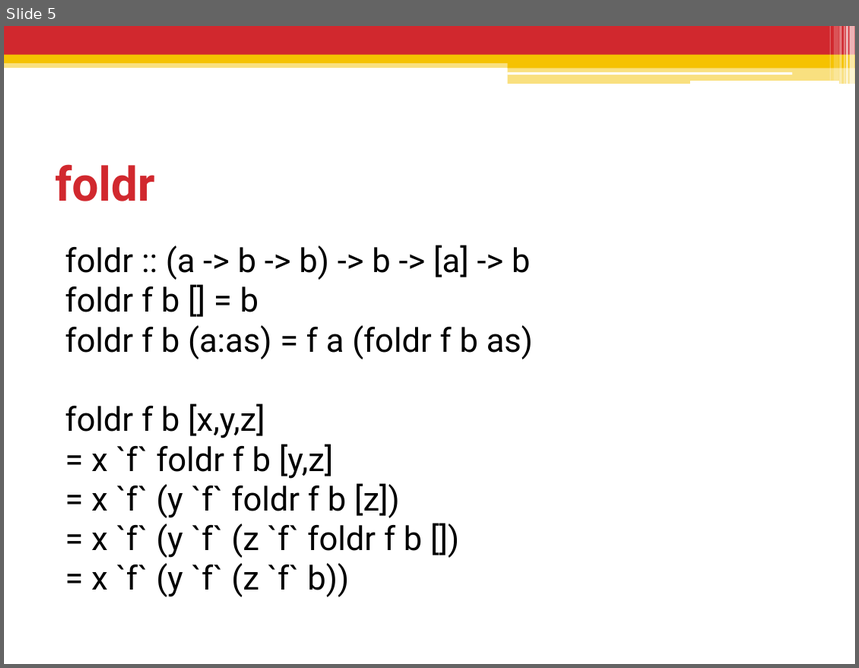
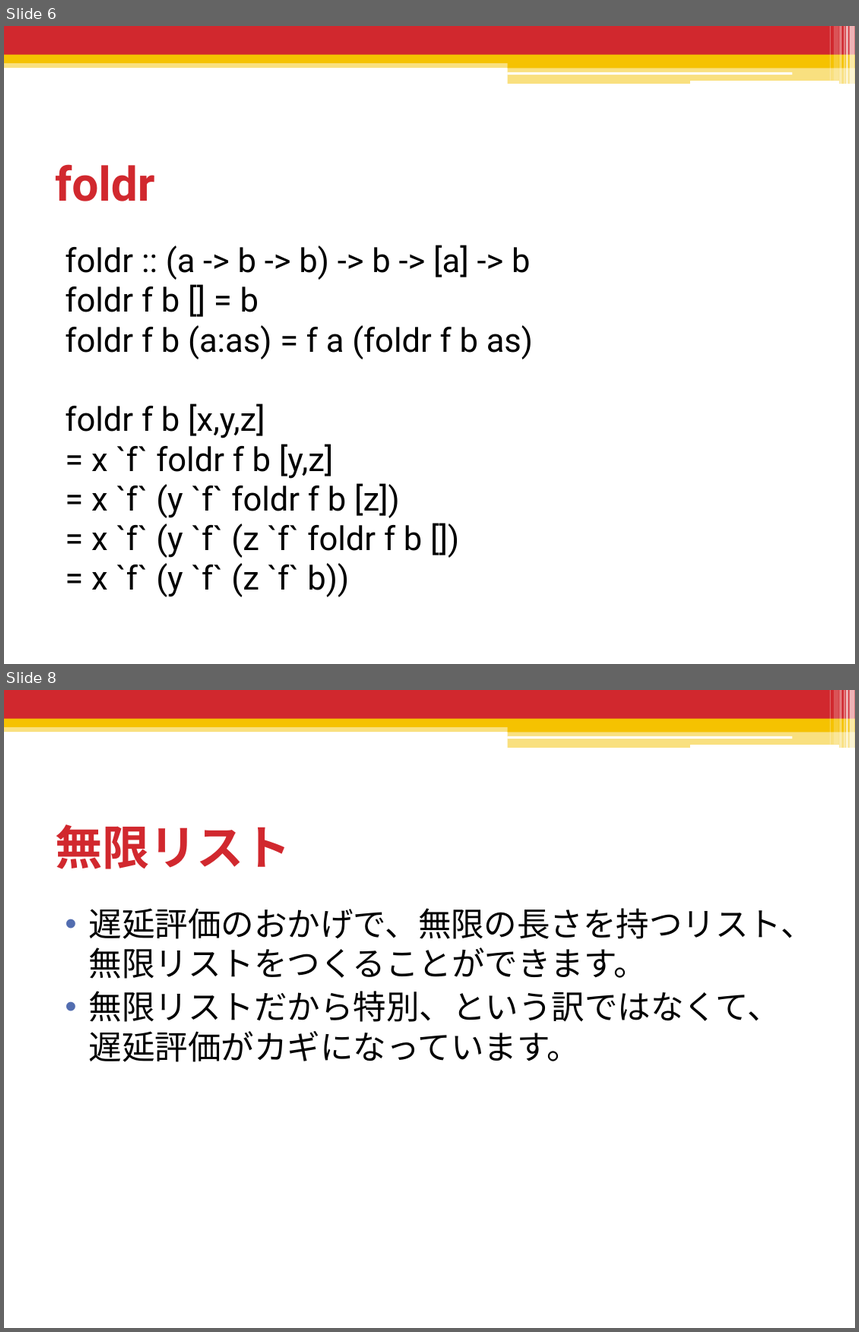
Before and after one commit to shiatsumat/HaskellLecture, a slide deck: 3_recursion_data/slides/3_recursion_data.pptx. Shown one above the other, each under a label of ours: slide 5 before the commit, slides 6 and 8 after it; the slides between them are not shown. The pictures are 859x668 and 859x1332 pixels, drawn with LibreOffice and Linux fonts; fonts in the diff are those of the drawing. Boxes give left, top, right and bottom in pixels: in the first picture for what was removed or moved away, otherwise in the second. Text is boxed around its words. In the diff, an @@ line names an element or a change of style, - is before the commit and + after.

```diff
--- a/3_recursion_data/slides/3_recursion_data.pptx
+++ b/3_recursion_data/slides/3_recursion_data.pptx
@@ slide 8 added at [4,690,855,1328], background #FFFFFF; not listed: 13 template elements that a slide beside it also shows @@
@@ title added at [55,825,291,869], 40 pt, text #D1282E, bold @@
+無限リスト
@@ text added at [89,908,814,1062], 28 pt, text #000000 @@
+• 遅延評価のおかげで、無限の長さを持つリスト、無限リストをつくることができます。
+• 無限リストだから特別、という訳ではなくて、遅延評価がカギになっています。
@@ what was slide 5 is now slide 6 @@
```
Also in this commit, not shown: 16 other slides added, 3 slides removed, 26 other files.
